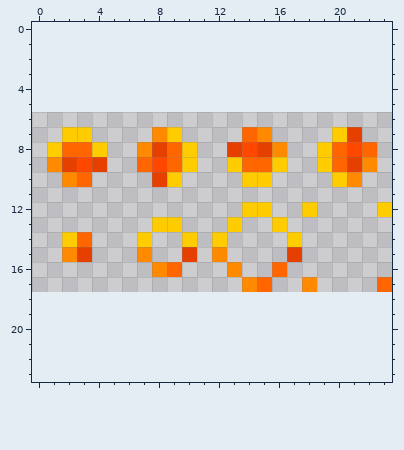
Pixel-art sprite, stored at media/fireball.png. Above: the version before the commit.
The file is 24x12 pixels. The old version is drawn lined up with the new one, on the new canvas.
The same view after the edit:
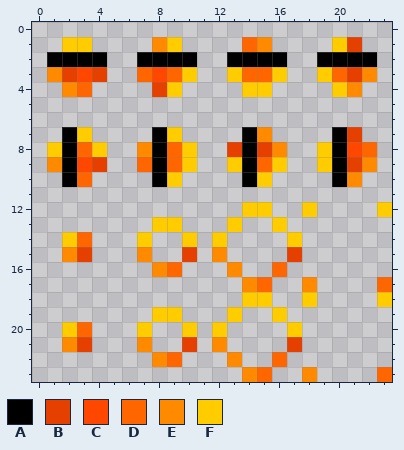
Palette (. is transparent): A #000000  B #e54000  C #ff4700  D #ff6600  E #ff8a00  F #ffcc00
Change:
{"change": "canvas 24x12 -> 24x24, the old top-left corner now at 0,6"}
{"y":1,"x":2,"old":"..","new":"FF"}
{"y":1,"x":8,"old":"..","new":"EF"}
{"y":1,"x":14,"old":"..","new":"DE"}
{"y":1,"x":20,"old":"..","new":"FB"}
{"y":2,"x":1,"old":"....","new":"AAAA"}
{"y":2,"x":7,"old":"....","new":"AAAA"}
{"y":2,"x":13,"old":"....","new":"AAAA"}
{"y":2,"x":19,"old":"....","new":"AAAA"}
{"y":3,"x":1,"old":"....","new":"EBCB"}
{"y":3,"x":7,"old":"....","new":"DCDF"}
{"y":3,"x":13,"old":"....","new":"FDDF"}
{"y":3,"x":19,"old":"....","new":"FDBE"}
{"y":4,"x":2,"old":"..","new":"ED"}
{"y":4,"x":8,"old":"..","new":"BF"}
{"y":4,"x":14,"old":"..","new":"FF"}
{"y":4,"x":20,"old":"..","new":"FE"}
{"y":7,"x":2,"old":"F","new":"A"}
{"y":7,"x":8,"old":"E","new":"A"}
{"y":7,"x":14,"old":"D","new":"A"}
{"y":7,"x":20,"old":"F","new":"A"}
{"y":8,"x":2,"old":"D","new":"A"}
{"y":8,"x":8,"old":"B","new":"A"}
{"y":8,"x":14,"old":"C","new":"A"}
{"y":8,"x":20,"old":"D","new":"A"}
{"y":9,"x":2,"old":"B","new":"A"}
{"y":9,"x":8,"old":"C","new":"A"}
{"y":9,"x":14,"old":"D","new":"A"}
{"y":9,"x":20,"old":"D","new":"A"}
{"y":10,"x":2,"old":"E","new":"A"}
{"y":10,"x":8,"old":"B","new":"A"}
{"y":10,"x":14,"old":"F","new":"A"}
{"y":10,"x":20,"old":"F","new":"A"}
{"y":18,"x":14,"old":"..","new":"FF"}
{"y":18,"x":18,"old":".","new":"F"}
{"y":18,"x":23,"old":".","new":"F"}
{"y":19,"x":8,"old":"..","new":"FF"}
{"y":19,"x":13,"old":".","new":"F"}
{"y":19,"x":16,"old":".","new":"F"}
{"y":20,"x":2,"old":"..","new":"FD"}
{"y":20,"x":7,"old":".","new":"F"}
{"y":20,"x":10,"old":".","new":"F"}
{"y":20,"x":12,"old":".","new":"F"}
{"y":20,"x":17,"old":".","new":"F"}
{"y":21,"x":2,"old":"..","new":"EB"}
{"y":21,"x":7,"old":".","new":"E"}
{"y":21,"x":10,"old":".","new":"B"}
{"y":21,"x":12,"old":".","new":"E"}
{"y":21,"x":17,"old":".","new":"B"}
{"y":22,"x":8,"old":"..","new":"ED"}
{"y":22,"x":13,"old":".","new":"E"}
{"y":22,"x":16,"old":".","new":"D"}
{"y":23,"x":14,"old":"..","new":"ED"}
{"y":23,"x":18,"old":".","new":"E"}
{"y":23,"x":23,"old":".","new":"D"}
{"label":"changed","picture_box":[47,37,377,187]}
{"label":"added","picture_box":[62,292,392,382]}
